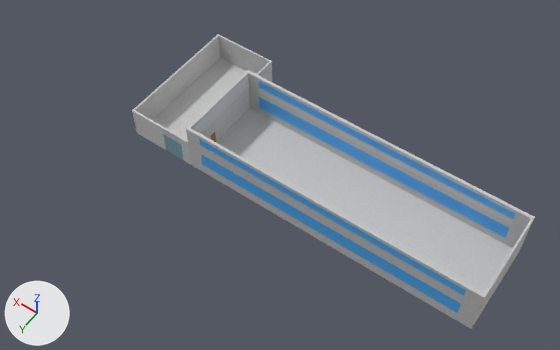
What one commit did to the glTF model src/assets/3d/solid/models/Raw_Water_Pump_House_expansion.glb.
The view is the same before and after, from a 50 mm lens placed at (-31.1, 50.9, 75.4), pointed at (4.5, 1.0, -3.0). The axes (+X, +Y, +Z) are drawn at lower left. The lights are the same throughout. The first picture is the older version. Where no turn or scale is listed for an object, it has been applied to the vertices. Vertices at exactly the same position are counted once.

The first picture shows 'Floor1'.
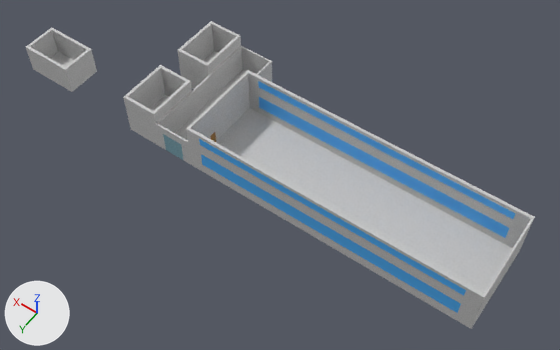
The newer file is also turned or shifted as a whole; pictures and numbers use the older file's frame.

The change, as a diff of the scene's bpy script:
```diff
--- a/src/assets/3d/solid/models/Raw_Water_Pump_House_expansion.glb.py
+++ b/src/assets/3d/solid/models/Raw_Water_Pump_House_expansion.glb.py
@@ me_mesh_002 @@
 # used by ob_floor1; location = (0.0, 0.0, 0.0)
-me_mesh_002.from_pydata(...)  # 170 vertices, 476 faces; spans x -25.4..23.7, y -11.0..6.7, z -3.1..4.7
+me_mesh_002.from_pydata(...)  # 216 vertices, 560 faces; spans x -25.4..42.7, y -11.0..6.9, z -3.1..4.7
+# me_mesh_002 part 1: a new loose piece of 16 vertices spanning x 35.2..42.7, y 2.0..6.9, z -1.3..2.9, in mat_ground (picture img_ground)
+# me_mesh_002 part 2
+# 2 vertices are removed from x 23.7, y -11.0..6.7, z -2.3
+# 10 faces are deleted
+# 9 vertices in x 23.4..23.7, y -11.0..6.7, z -2.3..2.1 move by (-4.0, 0.0, 0.0)
+# 16 vertices are added at x 19.7..20.1, y -11.0..6.7, z -2.3..3.9
+# 8 new vertices lie (5.1, 0.0, 0.0) away from vertices in x 19.7, y -11.0..6.7, z -2.3..3.9
+# 8 new vertices lie (4.3, 0.0, 0.0) away from vertices in x 20.1, y -10.6..6.3, z -1.1..3.9
+# 66 new faces join them, mat_ground (picture img_ground)
 me_mesh_002.materials.append(mat_ground)
```

Pixel boxes [x1, y1, x2, y2] of what changed, in the pictures (560 x 350 px):
'Floor1', reshaped (26% wider)
    before: [132, 34, 535, 329]
    after: [26, 21, 535, 329]
part 1 of me_mesh_002, added
    after: [26, 27, 97, 92]
part 2 of me_mesh_002, built on
    before: [132, 34, 271, 150]
    after: [123, 21, 271, 150]
